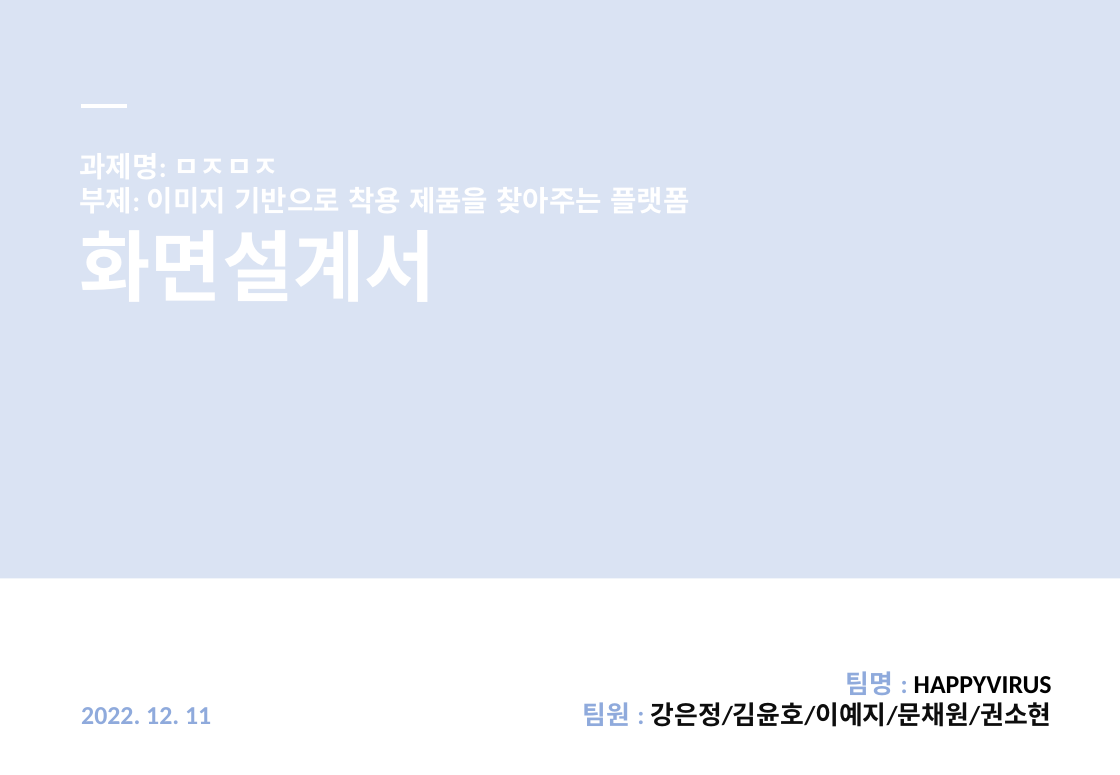
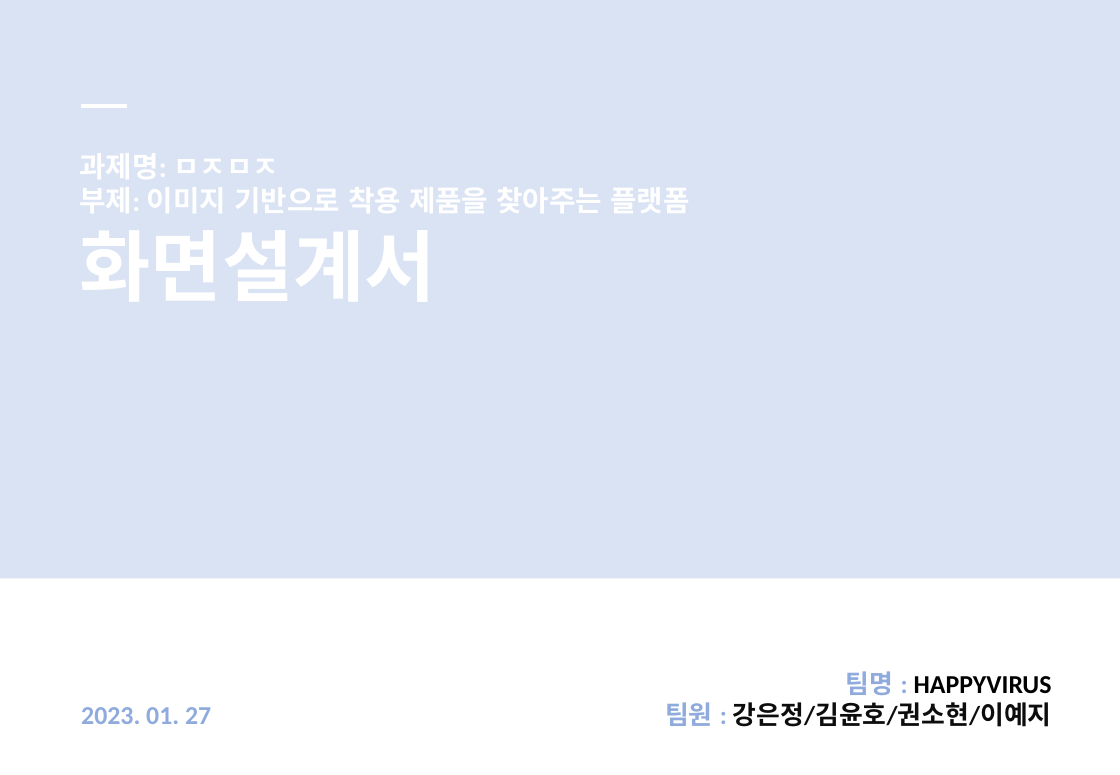
Before and after one commit to LeticiaKang/Project_Idol-Fandom-WebPlaform, a slide deck: slide 1 of 1. 산출문서/화면설계서(실전)/화면설계서_서식(1조. HappyVirus) (실전).pptx. Drawn at 1120x775 pixels with LibreOffice and Linux fonts; fonts in the diff are those of the drawing. Boxes give left, top, right and bottom in pixels: in the first picture for what was removed or moved away, otherwise in the second. Text is boxed around its words. In the diff, an @@ line names an element or a change of style, - is before the commit and + after.

```diff
--- a/1. 산출문서/화면설계서(실전)/화면설계서_서식(1조. HappyVirus) (실전).pptx
+++ b/1. 산출문서/화면설계서(실전)/화면설계서_서식(1조. HappyVirus) (실전).pptx
@@ text "팀명 : HAPPYVIRUS": place and size @@
-text "팀명 : HAPPYVIRUS" at [583, 671, 1052, 727]
+text "팀명 : HAPPYVIRUS" at [665, 671, 1052, 727]
@@ text at [81, 707, 211, 724]: text changed @@
-2022. 12. 11
+2023. 01. 27
@@ text at [665, 702, 1052, 727]: text changed @@
-팀원 : 강은정/김윤호/이예지/문채원/권소현
+팀원 : 강은정/김윤호/권소현/이예지
```
Also in this commit, not shown: 15 other slides changed, 2 slides added, 1 other file.
